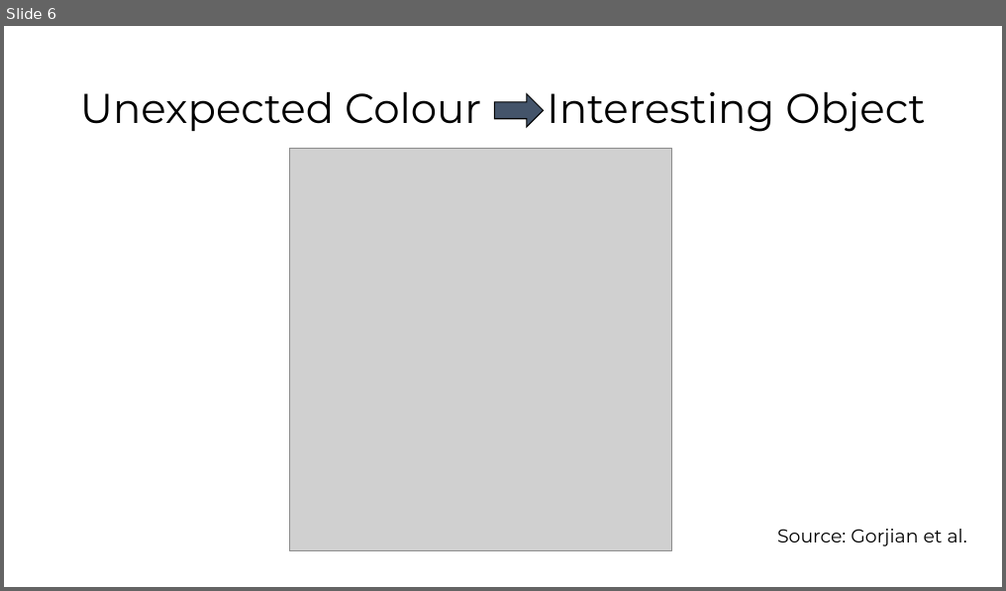
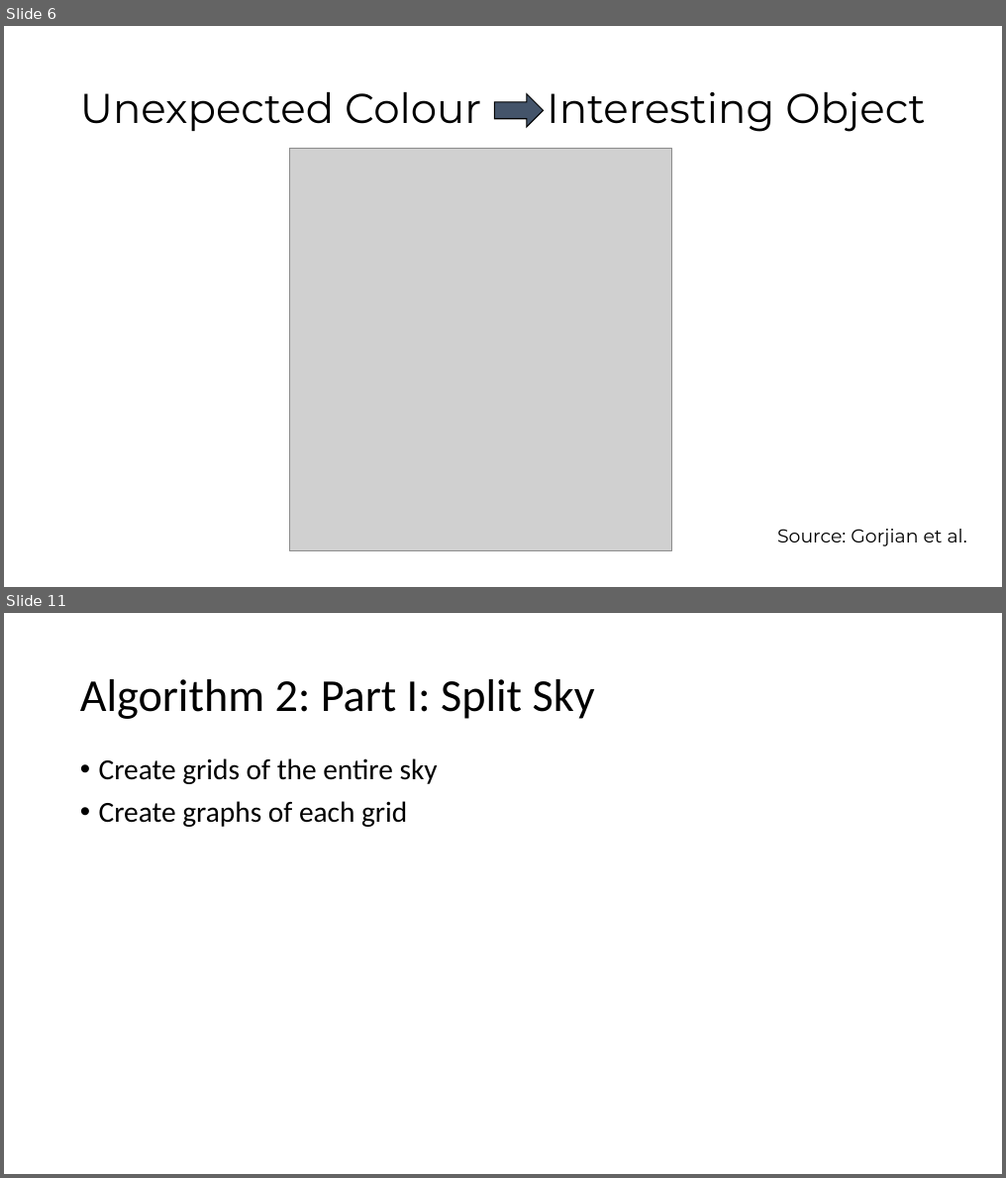
Before and after one commit to ibhojwani/seip_big_data, a slide deck: Presentation.pptx. Shown one above the other, each under a label of ours: slide 6 before the commit, slides 6 and 11 after it; the slides between them are not shown. The pictures are 1006x591 and 1006x1178 pixels, drawn with LibreOffice and Linux fonts; fonts in the diff are those of the drawing; grey boxes stand for pictures. Boxes give left, top, right and bottom in pixels: in the first picture for what was removed or moved away, otherwise in the second. Text is boxed around its words. In the diff, an @@ line names an element or a change of style, - is before the commit and + after.

```diff
--- a/Presentation.pptx
+++ b/Presentation.pptx
@@ slide 11 added at <box>4,613,1002,1174</box>, background #FFFFFF @@
@@ title added at <box>80,679,595,719</box>, 44 pt, text #000000 @@
+Algorithm 2: Part I: Split Sky
@@ text added at <box>99,759,438,827</box>, 28 pt, text #000000 @@
+• Create grids of the entire sky
+• Create graphs of each grid
```
Also in this commit, not shown: 19 other slides added, 1 slide removed.
